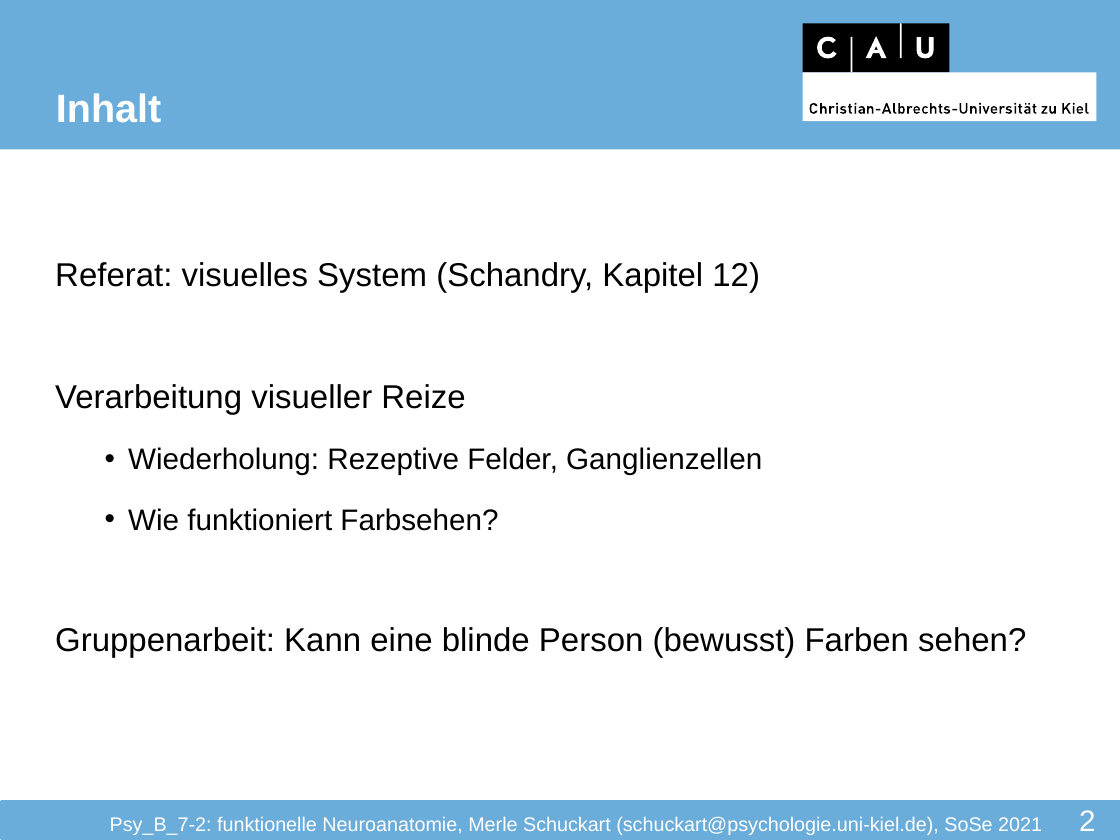
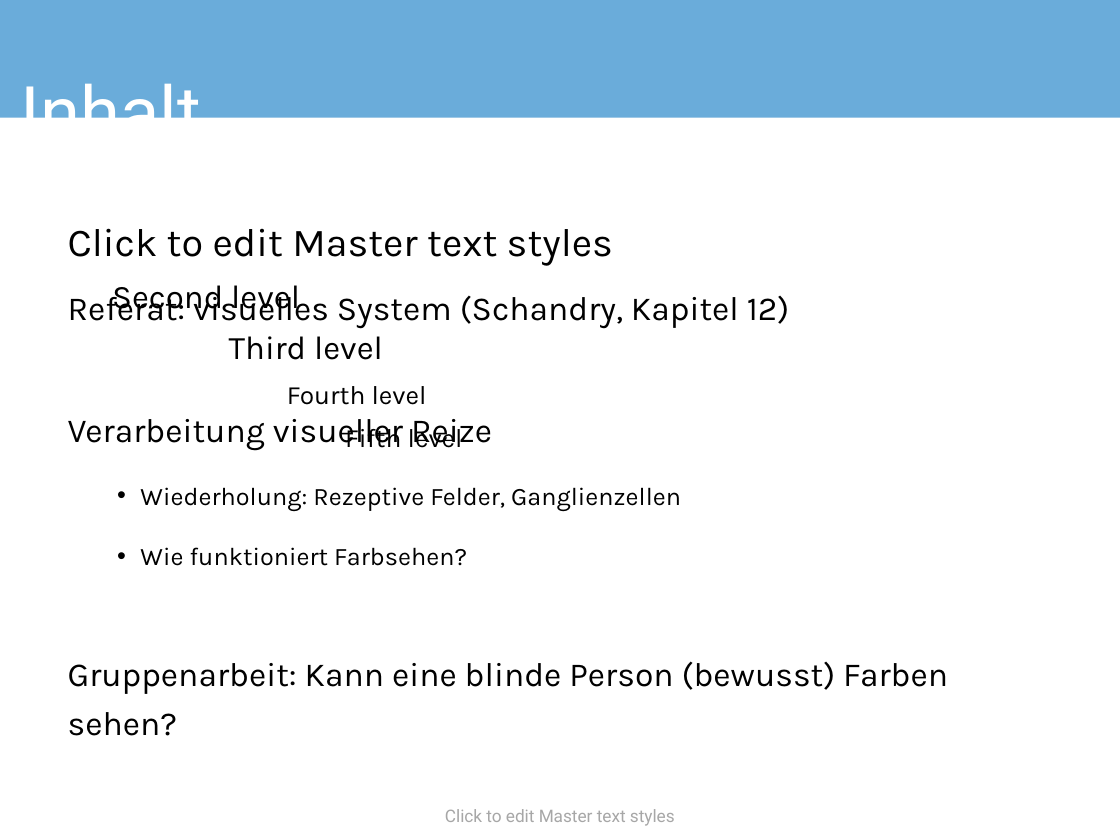
Before and after one commit to JuliusWelzel/teaching, a slide deck: slide 2 of seminars/funct_neuroanatomy_jw/Seminarfolien/FunNeuro_S03_Sehen_MS.pptx. Drawn at 1120x840 pixels with LibreOffice and Linux fonts; fonts in the diff are those of the drawing; background and template pictures are left out. Boxes give left, top, right and bottom in pixels: in the first picture for what was removed or moved away, otherwise in the second. Text is boxed around its words. In the diff, an @@ line names an element or a change of style, - is before the commit and + after.

Commit message:
[ADD] Neuro seminar S04 Sehen

```diff
--- a/seminars/funct_neuroanatomy_jw/Seminarfolien/FunNeuro_S03_Sehen_MS.pptx
+++ b/seminars/funct_neuroanatomy_jw/Seminarfolien/FunNeuro_S03_Sehen_MS.pptx
@@ rectangle: place and size @@
-rectangle at <box>0,0,1120,149</box>
+rectangle at <box>0,0,1120,117</box>
@@ title "Inhalt": place and size @@
-title "Inhalt" at <box>56,93,161,123</box>
+title "Inhalt" at <box>21,71,201,118</box>
@@ title "Inhalt" at <box>21,71,201,118</box>: size 24 to 44 pt, font Arial to Roboto, bold off; vertical alignment bottom to middle @@
@@ group removed at <box>803,24,1097,121</box>: 4 rectangles, 4 freeform shapes @@
@@ text "Referat: visuelles System (Schandry, Kapitel ...": place and size @@
-text "Referat: visuelles System (Schandry, Kapitel ..." at <box>55,262,1026,658</box>
+text "Referat: visuelles System (Schandry, Kapitel ..." at <box>68,296,948,736</box>
@@ text "Referat: visuelles System (Schandry, Kapitel ..." at <box>68,296,948,736</box>: size 20 to 20.4 pt in "Referat: visuelles System (Schandry, Kapitel 12)", "Verarbeitung visueller Reize", "Gruppenarbeit: Kann eine blinde Person (bewusst) Farben ..."; font Arial to Karla; size 18 to 15.3 pt in "Wiederholung: Rezeptive Felder, Ganglienzellen", "Wie funktioniert Farbsehen?" @@
@@ text added at <box>68,228,613,448</box>, 24 pt, text #000000 @@
+Click to edit Master text styles
+  Second level
+    Third level
+      Fourth level
+        Fifth level
@@ rectangle removed at <box>2,803,1120,839</box> @@
@@ text added at <box>445,809,675,826</box>, 10.5 pt, text #A7A7A7 @@
+Click to edit Master text styles
@@ text removed at <box>110,816,1042,835</box> @@
-Psy_B_7-2: funktionelle Neuroanatomie, Merle Schuckart (schuckart@psychologie.uni-kiel.de), SoSe 2021
@@ page number removed at <box>1079,810,1095,831</box> @@
-2
```
Also in this commit, not shown: 21 other slides changed, 3 slides added, 1 slide removed, 4 other files.
